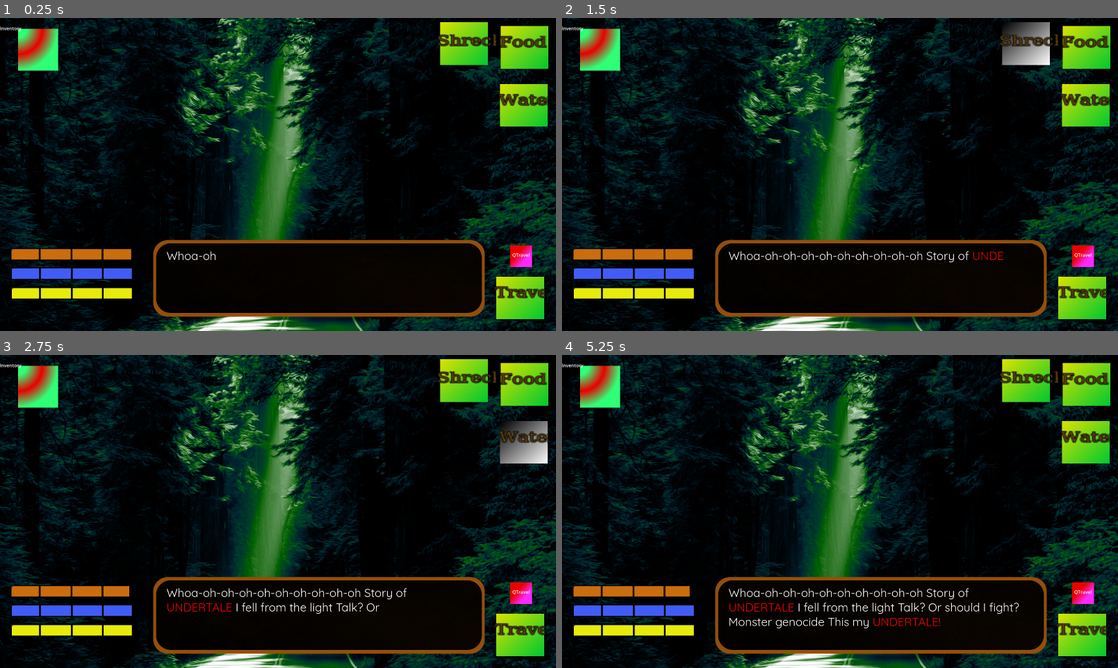
Above: before the commit, frames 1-4 (two rows, left to right).
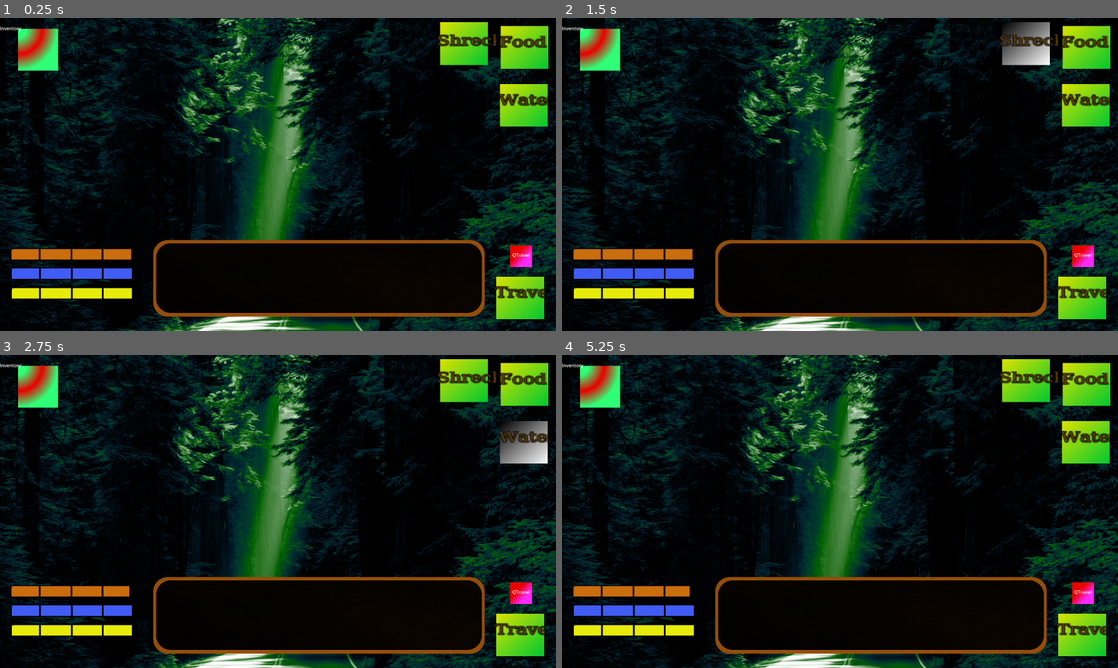
Above: after the commit, the same moments.

Repository: Peafowll/They-Left-Me
Game: Godot game, scene res://Objects/travel_mode.tscn
The game is run twice, just before and just after one commit, with the same random seed, the same clock (stepped at 60 frames per second) and the same inputs.
Inputs (mouse positions are in pixels of both pictures, inside the frame that each line leads up to):
- Up to frame 1 (0.25 s): no input
- Up to frame 2 (1.5 s): click (573, 287) at 0.52 s; click "Shreck" at 1.25 s
- Up to frame 3 (2.75 s): click "Water" at 2 s
- Up to frame 4 (5.25 s): click "Food" at 2.75 s; click "Travel" at 3.5 s; click "QTravel" at 4.25 s; click (600, 386) at 5 s

The runs differ from the first frame. In frame 1, less than 0.1% of the frame differs, in the area x 30-39%, y 74-78%; in frame 2, 0.4%; in frame 3, 0.7%; in frame 4, 1.2%, in the area x 30-83%, y 74-88%.

Commit message:
background changes based on location

Diff:
--- a/Objects/location.gd
+++ b/Objects/location.gd
@@ -1,7 +1,7 @@
 class_name Location
 extends Resource
 @export var name : String
-@export var background_image : String #replace
+@export var background_image : Texture2D #replace
 @export var background_noise : String #replace this
 @export var size : int
 @export_range(1,100) var no_loot_chance : int # 1-100 (%)
--- a/Resources/Locations/city.tres
+++ b/Resources/Locations/city.tres
@@ -1,12 +1,13 @@
-[gd_resource type="Resource" script_class="Location" load_steps=3 format=3 uid="uid://b5oct1jffmuvk"]
+[gd_resource type="Resource" script_class="Location" load_steps=4 format=3 uid="uid://b5oct1jffmuvk"]
 
 [ext_resource type="Script" uid="uid://khlnrk4jhk41" path="res://Objects/location.gd" id="1_aovxi"]
+[ext_resource type="Texture2D" uid="uid://b111vyqfhvxmi" path="res://Sprites/textbox.png" id="1_fe85x"]
 [ext_resource type="Resource" uid="uid://dy7xfp02fwdi2" path="res://Resources/LootPools/city_pool.tres" id="1_mlitp"]
 
 [resource]
 script = ExtResource("1_aovxi")
 name = "city"
-background_image = "cityscape"
+background_image = ExtResource("1_fe85x")
 background_noise = "citynoise"
 size = 25
 no_loot_chance = 25
--- a/Resources/Locations/forest.tres
+++ b/Resources/Locations/forest.tres
@@ -1,12 +1,15 @@
-[gd_resource type="Resource" script_class="Location" load_steps=3 format=3 uid="uid://rlk44cpv288x"]
+[gd_resource type="Resource" script_class="Location" load_steps=4 format=3 uid="uid://rlk44cpv288x"]
 
+[ext_resource type="Texture2D" uid="uid://dwqlajnf5wnlj" path="res://Sprites/Backgrounds/forest.png" id="1_2p43n"]
 [ext_resource type="Resource" uid="uid://d2iqmpqnhq6nb" path="res://Resources/LootPools/forest_pool.tres" id="1_4yyru"]
 [ext_resource type="Script" uid="uid://khlnrk4jhk41" path="res://Objects/location.gd" id="1_m8oc2"]
 
 [resource]
 script = ExtResource("1_m8oc2")
 name = "forest"
-background_image = "forestscape"
+background_image = ExtResource("1_2p43n")
 background_noise = "forestnoise"
 size = 15
+no_loot_chance = 0
+shelter_chance = 0
 loot_table = ExtResource("1_4yyru")
--- a/background.gd
+++ b/background.gd
@@ -9,10 +9,12 @@
 func _ready():
 	original_position = position
 	screen_center = get_viewport().get_visible_rect().size * 0.5
-	TextBox.textbox.display_text("Whoa-oh-oh-oh-oh-oh-oh-oh-oh-oh Story of [color=#FF0000]UNDERTALE[/color] I fell from the light Talk? Or should I fight? Monster genocide This my [color=#FF0000]UNDERTALE! [/color]")
+
 func _process(delta):
 	var mouse_pos = get_global_mouse_position()
 	var _offset = (mouse_pos - screen_center) * parallax_strength
 
 	var target_position = original_position - _offset
 	position = position.lerp(target_position, smoothing * delta)
+
+	texture = World.current_location.background_image
--- a/world.gd
+++ b/world.gd
@@ -9,16 +9,17 @@
 
 @export var Locations : Array[Location] = []
 @export var current_location : Location
-@export var location_index : int = 0
+@export var location_index : int = 1
 @export var current_distance : int
 
 func _ready() -> void:
 	Locations.append(load( "res://Resources/Locations/city.tres"))
 	Locations.append(load("res://Resources/Locations/forest.tres" ))
+	Locations.append(load("res://Resources/Locations/farm.tres" ))
 	#print(Locations[0].loot_table.pool[0].name)
 	current_location = Locations[location_index]
 	print("Current location : " + current_location.name)
-	print("Necessary background : " + current_location.background_image)
+
 
 	#below is testing for chances based on weight
 	#var results : Dictionary = {
